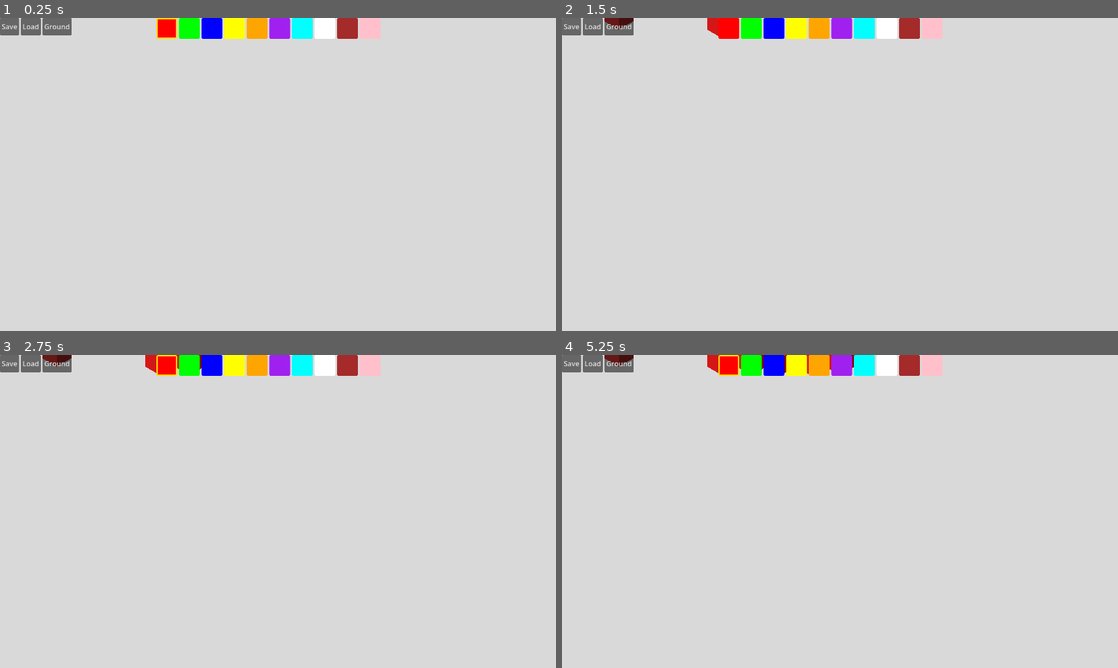
Above: before the commit, frames 1-4 (two rows, left to right).
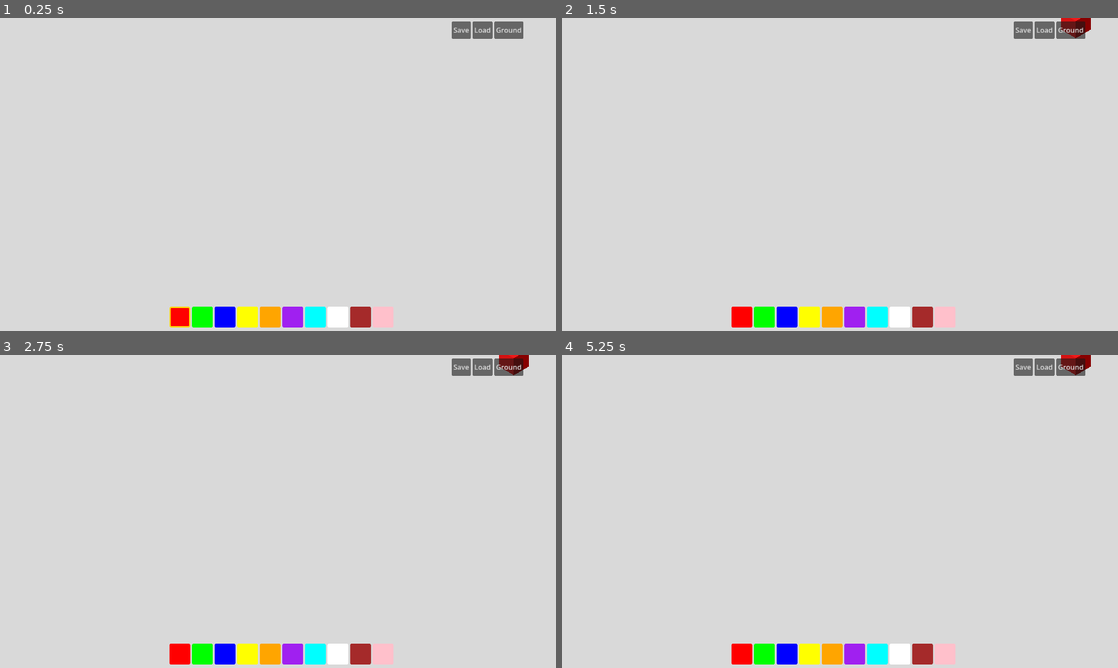
Above: after the commit, the same moments.

Repository: shbshc/building-game
Game: Godot game, scene res://scenes/main.tscn
Two runs of this game, one before a commit and one after it. Both use one fixed random seed, a clock stepped at 60 frames per second and the inputs below.
Inputs (mouse positions are in pixels of both pictures, inside the frame that each line leads up to; where the layout moved, square brackets give the same spot in the first picture):
- Up to frame 1 (0.25 s): no input
- Up to frame 2 (1.5 s): click "Ground" at 0.5 s; click (739, 318) [728, 27] at 1.25 s
- Up to frame 3 (2.75 s): click (200, 655) [189, 364] at 2 s
- Up to frame 4 (5.25 s): click (784, 655) [773, 364] at 2.75 s; click (812, 655) [795, 364] at 3.5 s; click (834, 655) [817, 364] at 4.25 s; click (856, 655) [840, 364] at 5 s

The runs differ from the first frame. In frame 1, 6.3% of the frame differs, in the area x 0-95%, y 0-99%; in frame 2, 6.5%; in frame 3, 6.5%; in frame 4, 6.6%, in the area x 0-96%, y 0-99%.

Commit message:
fix: middle-click drag pan, left-click single place, TopBar anchored top-right, inventory bottom, 1:1 drag speed

Diff:
--- a/scenes/main.tscn
+++ b/scenes/main.tscn
@@ -57,27 +57,37 @@
 [node name="UI" type="CanvasLayer" parent="."]
 
 [node name="TopBar" type="HBoxContainer" parent="UI"]
-layout_mode = 0
-offset_right = 400.0
-offset_bottom = 40.0
+layout_mode = 1
+anchors_preset = 1
+anchor_left = 1.0
+anchor_right = 1.0
+anchor_top = 0.0
+anchor_bottom = 0.0
+offset_left = -240.0
+offset_top = 8.0
+offset_right = -8.0
+offset_bottom = 48.0
 
 [node name="SaveButton" type="Button" parent="UI/TopBar"]
 layout_mode = 2
 text = "Save"
-offset_right = 80.0
-offset_bottom = 40.0
 
 [node name="LoadButton" type="Button" parent="UI/TopBar"]
 layout_mode = 2
 text = "Load"
-offset_right = 80.0
-offset_bottom = 40.0
 
 [node name="GroundColorButton" type="Button" parent="UI/TopBar"]
 layout_mode = 2
 text = "Ground"
-offset_right = 80.0
-offset_bottom = 40.0
 
 [node name="InventoryBar" type="Control" parent="UI"]
+layout_mode = 1
+anchors_preset = 12
+anchor_left = 0.5
+anchor_top = 1.0
+anchor_right = 0.5
+anchor_bottom = 1.0
+offset_left = -250.0
+offset_top = -56.0
+offset_right = 250.0
 script = ExtResource("6_inventory")
--- a/scripts/camera_rig.gd
+++ b/scripts/camera_rig.gd
@@ -10,7 +10,6 @@
 @export var max_pitch := 60.0
 @export var rotate_speed := 60.0
 @export var zoom_speed := 10.0
-@export var pan_sensitivity := 200.0
 
 var target_pitch := 35.264
 var target_ortho := 15.0
@@ -26,13 +25,11 @@
     update_camera_transform()
 
 func _process(delta):
-    # Smooth rotation
     if Input.is_action_pressed("rotate_left"):
         yaw_angle -= rotate_speed * delta
     if Input.is_action_pressed("rotate_right"):
         yaw_angle += rotate_speed * delta
 
-    # Smooth pitch
     if Input.is_action_pressed("pitch_up"):
         target_pitch = clamp(target_pitch - 30.0 * delta, min_pitch, max_pitch)
     if Input.is_action_pressed("pitch_down"):
@@ -42,7 +39,6 @@
     if abs(pitch_diff) > 0.01:
         pitch_angle += sign(pitch_diff) * min(abs(pitch_diff), rotate_speed * delta)
 
-    # Smooth zoom
     var ortho_diff = target_ortho - ortho_size
     if abs(ortho_diff) > 0.01:
         ortho_size += ortho_diff * zoom_speed * delta
@@ -59,6 +55,15 @@
             target_ortho = clamp(target_ortho + 1.0, min_ortho, max_ortho)
             get_viewport().set_input_as_handled()
 
+    if event is InputEventMouseMotion and is_dragging:
+        var delta_pos = event.position - drag_start
+        drag_start = event.position
+        var yaw_rad = deg_to_rad(yaw_angle)
+        var screen_right = Vector3(cos(yaw_rad), 0, -sin(yaw_rad))
+        var screen_down = Vector3(sin(yaw_rad), 0, cos(yaw_rad))
+        var scale = ortho_size / 1000.0
+        global_position += (-screen_right * delta_pos.x - screen_down * delta_pos.y) * scale
+
 func start_drag(pos: Vector2):
     is_dragging = true
     drag_start = pos
@@ -66,17 +71,6 @@
 
 func stop_drag():
     is_dragging = false
-
-func do_drag(pos: Vector2):
-    if not is_dragging:
-        return
-    var delta_pos = pos - drag_start
-    var yaw_rad = deg_to_rad(yaw_angle)
-    # Screen-aligned movement vectors
-    var screen_right = Vector3(cos(yaw_rad), 0, -sin(yaw_rad))
-    var screen_down = Vector3(sin(yaw_rad), 0, cos(yaw_rad))
-    var scale_factor = ortho_size / pan_sensitivity
-    global_position = drag_start_pos + (-screen_right * delta_pos.x + screen_down * delta_pos.y) * scale_factor
 
 func update_camera_transform():
     var yaw_rad = deg_to_rad(yaw_angle)
--- a/scripts/inventory.gd
+++ b/scripts/inventory.gd
@@ -24,12 +24,8 @@
     var hbox := HBoxContainer.new()
     hbox.alignment = BoxContainer.ALIGNMENT_CENTER
     hbox.add_theme_constant_override("separation", 4)
+    hbox.size_flags_horizontal = Control.SIZE_SHRINK_CENTER
     add_child(hbox)
-    anchor_left = 0.5
-    anchor_right = 0.5
-    anchor_bottom = 1.0
-    offset_bottom = -8
-    offset_left = -SLOT_COUNT * 28
     for i in SLOT_COUNT:
         var btn := Button.new()
         btn.custom_minimum_size = Vector2(48, 48)
--- a/scripts/raycast_handler.gd
+++ b/scripts/raycast_handler.gd
@@ -20,7 +20,6 @@
         return
 
     if event is InputEventMouseButton:
-        # Left click
         if event.button_index == MOUSE_BUTTON_LEFT:
             if event.pressed:
                 mouse_pressed = true
@@ -31,26 +30,21 @@
                 mouse_pressed = false
                 if not mouse_moved:
                     _handle_left_click()
-                camera_rig.stop_drag()
 
-        # Right click - delete block
         elif event.button_index == MOUSE_BUTTON_RIGHT and event.pressed:
             _handle_right_click()
 
-        # Middle click - deselect
-        elif event.button_index == MOUSE_BUTTON_MIDDLE and event.pressed:
-            inventory.selected_slot = -1
-            inventory._update_selection_highlight()
-            highlight.visible = false
-            get_viewport().set_input_as_handled()
+        elif event.button_index == MOUSE_BUTTON_MIDDLE:
+            if event.pressed:
+                camera_rig.start_drag(event.position)
+            else:
+                camera_rig.stop_drag()
 
     if event is InputEventMouseMotion:
         if mouse_pressed:
             if event.position.distance_to(mouse_start_pos) > DRAG_THRESHOLD:
-                if not mouse_moved:
-                    mouse_moved = true
-                    camera_rig.start_drag(mouse_start_pos)
-                camera_rig.do_drag(event.position)
+                mouse_moved = true
+        _update_highlight()
 
 func _handle_left_click():
     if inventory.selected_slot < 0:
